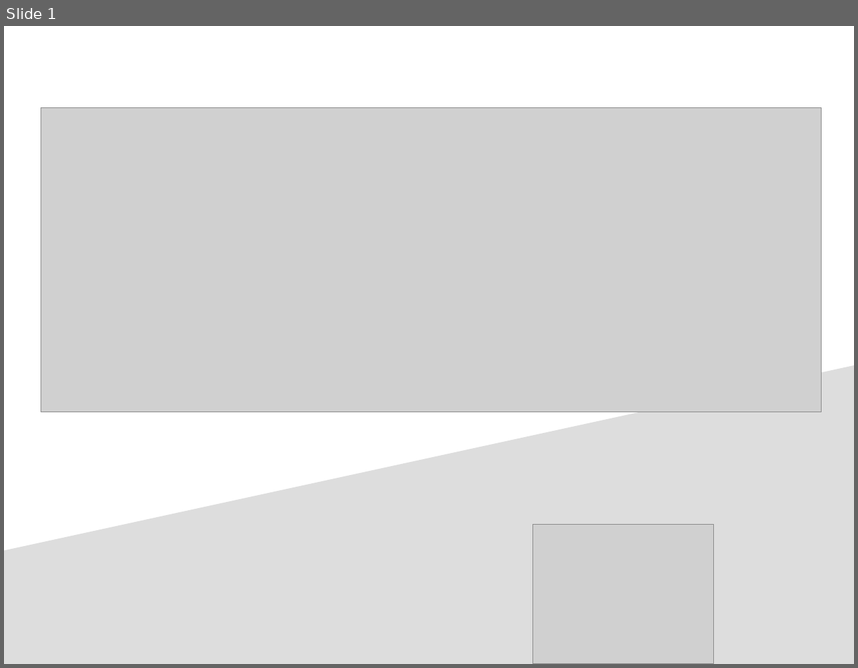
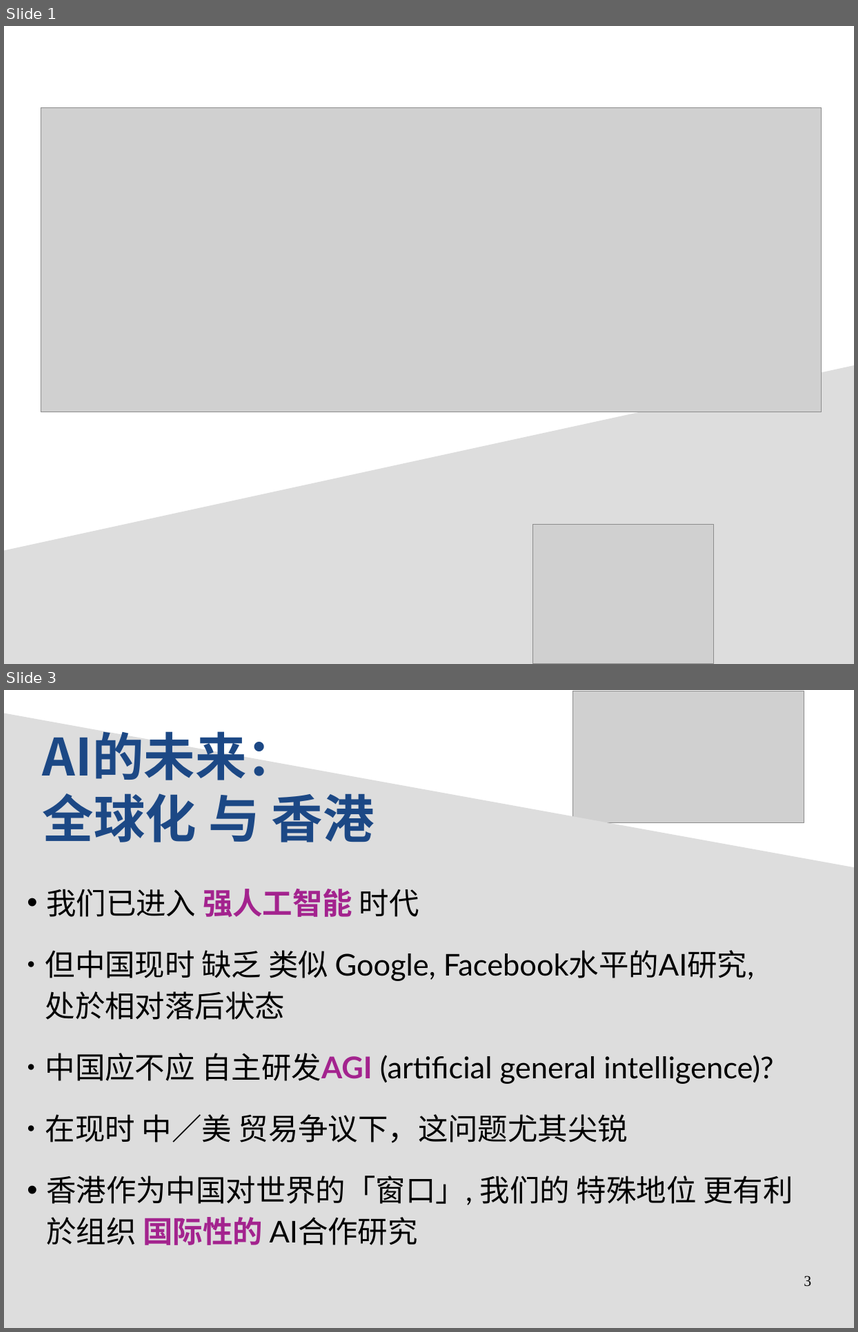
Before and after one commit to Cybernetic1/2020, a slide deck: General_Intelligence_biz-plan.odp. Shown one above the other, each under a label of ours: slide 1 before the commit, slides 1 and 3 after it; the slides between them are not shown. The pictures are 858x668 and 858x1332 pixels, drawn with LibreOffice and Linux fonts; fonts in the diff are those of the drawing; grey boxes stand for pictures. Boxes give left, top, right and bottom in pixels: in the first picture for what was removed or moved away, otherwise in the second. Text is boxed around its words. In the diff, an @@ line names an element or a change of style, - is before the commit and + after.

```diff
--- a/General_Intelligence_biz-plan.odp
+++ b/General_Intelligence_biz-plan.odp
@@ slide 3 added at [4, 690, 854, 1328], background #FFFFFF @@
@@ picture added at [573, 691, 804, 822] @@
@@ freeform shape added at [4, 713, 854, 1328], fill #DDDDDD @@
@@ text added at [43, 731, 375, 842], 48 pt, text #1C4885, bold @@
+AI的未来：
+全球化 与 香港
@@ text added at [45, 889, 793, 1245], 28 pt, text #000000 @@
+• 我们已进入 强人工智能 时代
+● 但中国现时 缺乏 类似 Google, Facebook水平的AI研究,
+  处於相对落后状态
+● 中国应不应 自主研发AGI (artificial general intelligence)?
+● 在现时 中／美 贸易争议下，这问题尤其尖锐
+• 香港作为中国对世界的「窗口」, 我们的 特殊地位 更有利於组织 国际性的 AI合作研究
@@ page number added at [804, 1276, 811, 1287], 14 pt, text #000000 @@
+3
```
Also in this commit, not shown: 2 slides changed, 5 other slides added, 1 slide removed, 5 other files.
